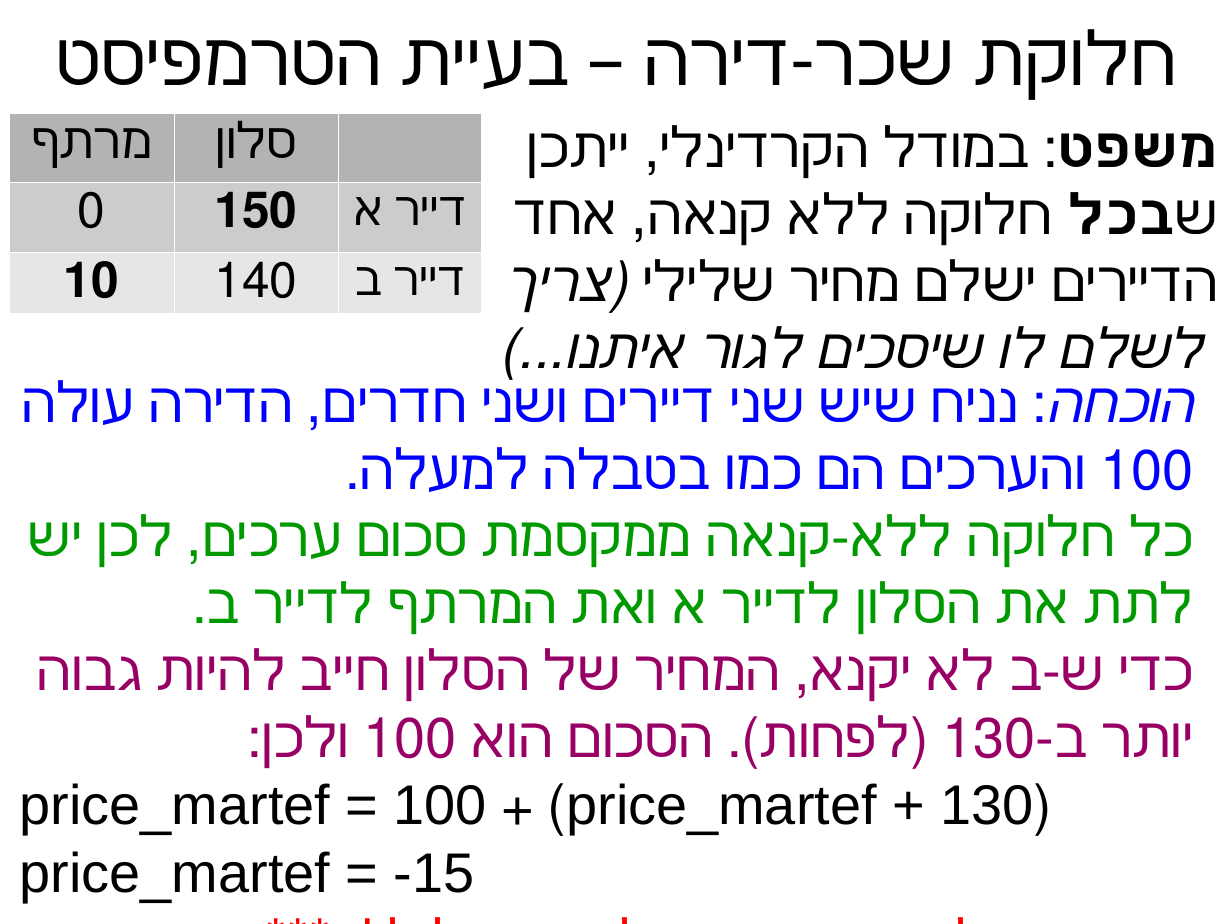
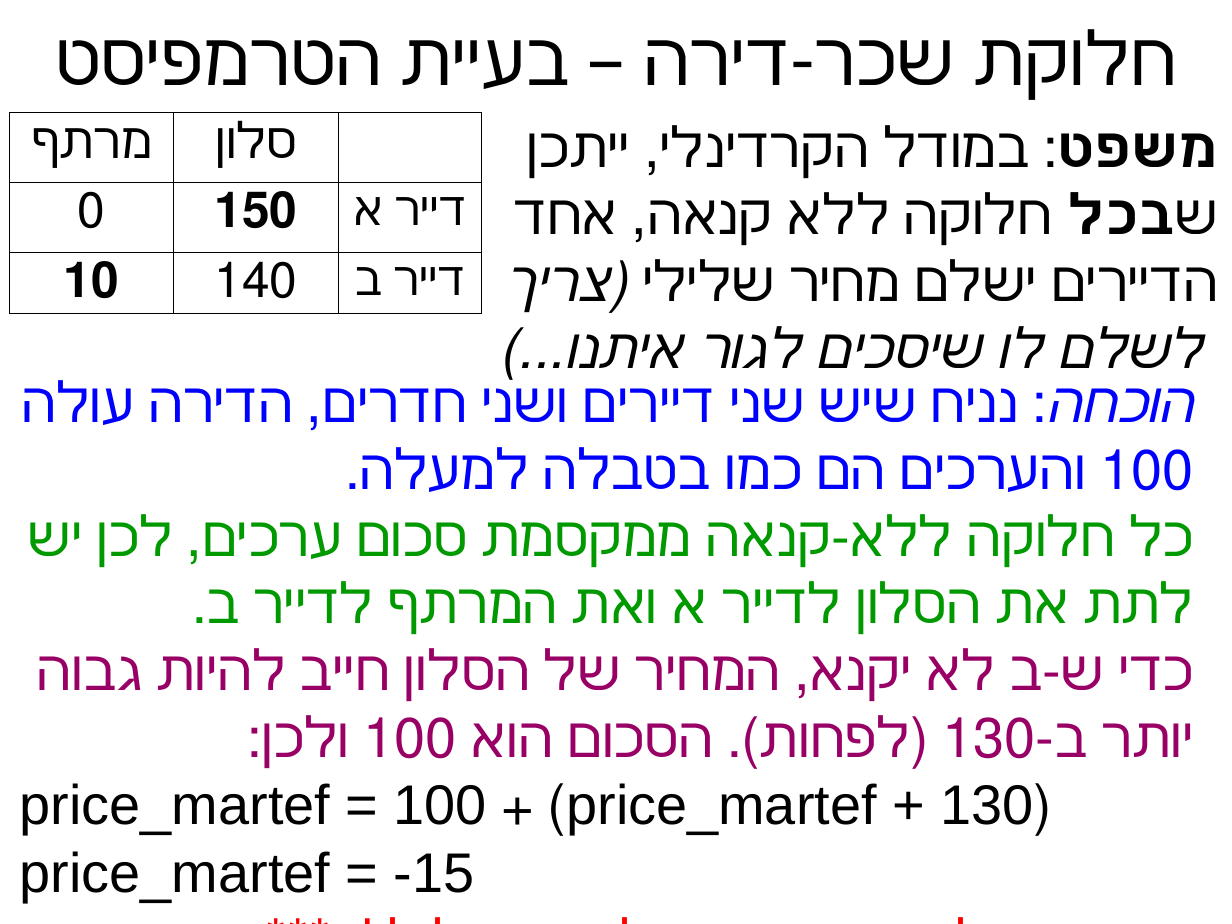
Before and after one commit to erelsgl-at-ariel/algorithms-5781, a slide deck: slide 24 of 03-rental-harmony/slides.odp (slide 31 before the commit). Drawn at 1232x924 pixels with LibreOffice and Linux fonts; fonts in the diff are those of the drawing. Boxes give left, top, right and bottom in pixels: in the first picture for what was removed or moved away, otherwise in the second. Text is boxed around its words. In the diff, an @@ line names an element or a change of style, - is before the commit and + after.

```diff
--- a/03-rental-harmony/slides.odp
+++ b/03-rental-harmony/slides.odp
@@ table at box(9, 113, 481, 320) @@
@@ fill #B3B3B3 to none in 2 cells @@
@@ fill #CCCCCC to none in row 2 @@
@@ fill #E6E6E6 to none in row 3 @@
@@ borders changed @@
```
Also in this commit, not shown: 9 other slides changed, 1 slide added, 8 slides removed, 2 other files.
